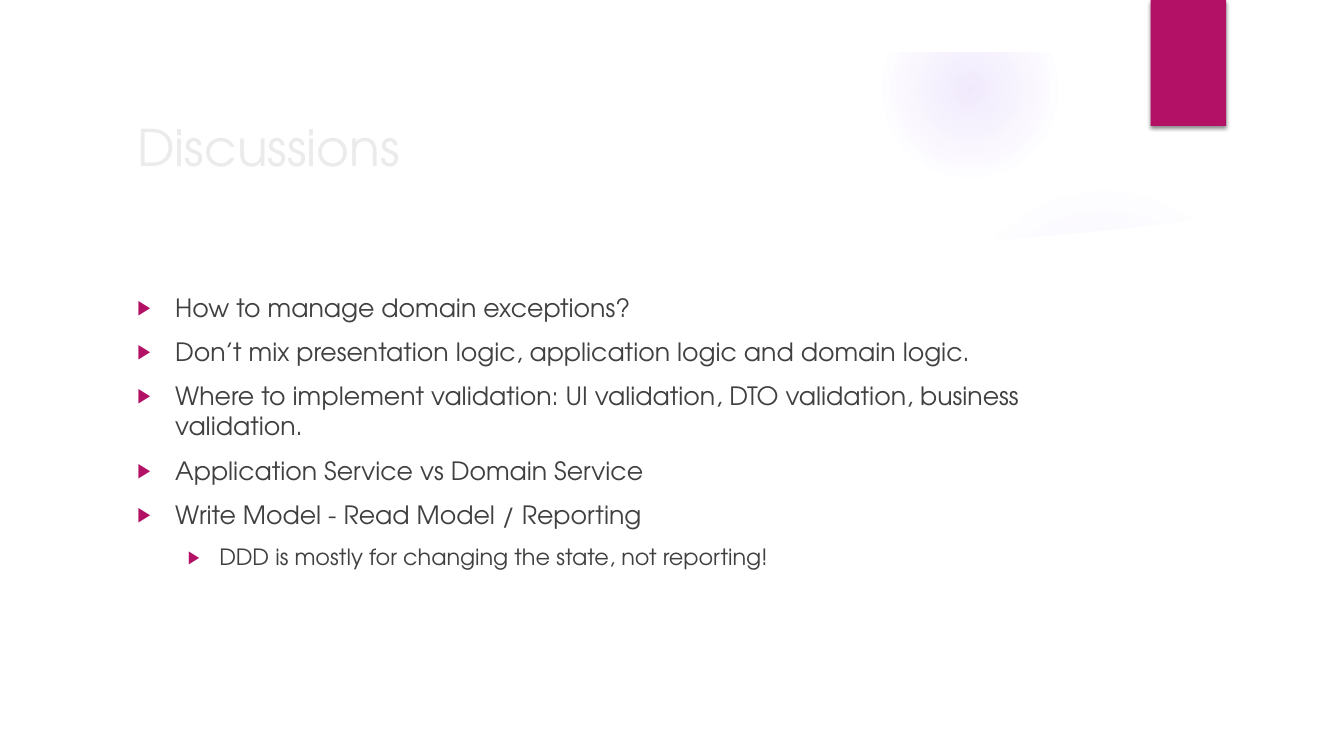
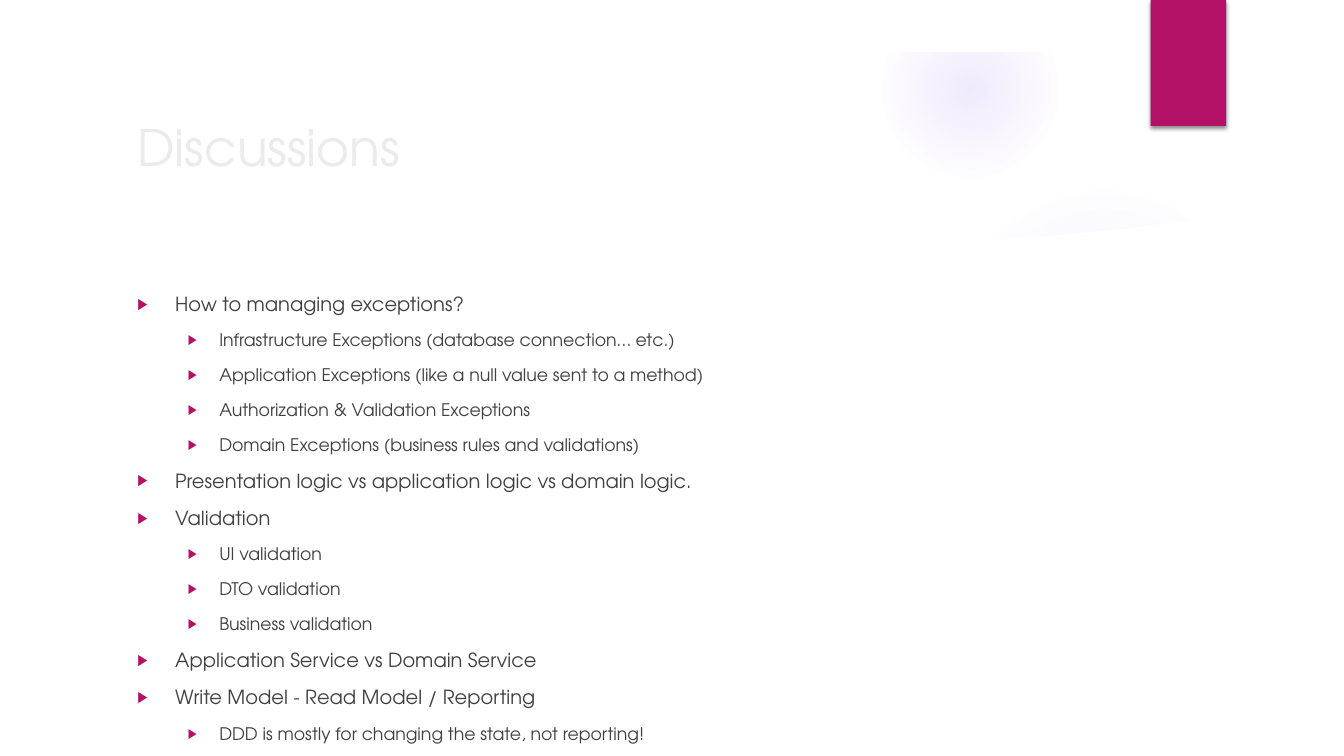
Before and after one commit to hikalkan/samples, a slide deck: slide 8 of DddDemo/doc/DomainDrivenDesign.pptx (slide 6 before the commit). Drawn at 1344x756 pixels with LibreOffice and Linux fonts; fonts in the diff are those of the drawing; background and template pictures are left out. Boxes give left, top, right and bottom in pixels: in the first picture for what was removed or moved away, otherwise in the second. Text is boxed around its words. In the diff, an @@ line names an element or a change of style, - is before the commit and + after.

```diff
--- a/DddDemo/doc/DomainDrivenDesign.pptx
+++ b/DddDemo/doc/DomainDrivenDesign.pptx
@@ text at <box>175,296,703,630</box>: text changed; size 18 to 12.4 pt @@
-▶ How to manage domain exceptions?
-▶ Don’t mix presentation logic, application logic and domain logic.
-▶ Where to implement validation: UI validation, DTO validation, business validation.
+▶ How to managing exceptions?
+  ▶ Infrastructure Exceptions (database connection… etc.)
+  ▶ Application Exceptions (like a null value sent to a method)
+  ▶ Authorization & Validation Exceptions
+  ▶ Domain Exceptions (business rules and validations)
+▶ Presentation logic vs application logic vs domain logic.
+▶ Validation
+  ▶ UI validation
+  ▶ DTO validation
+  ▶ Business validation
@@ text at <box>175,652,644,744</box>: size 18 to 13.9 pt in "Application Service vs Domain Service", "Write Model - Read Model / Reporting"; size 16 to 12.4 pt in "DDD is mostly for changing the state, ..." @@
```
Also in this commit, not shown: 4 other slides changed, 2 slides added, 1 slide removed.
